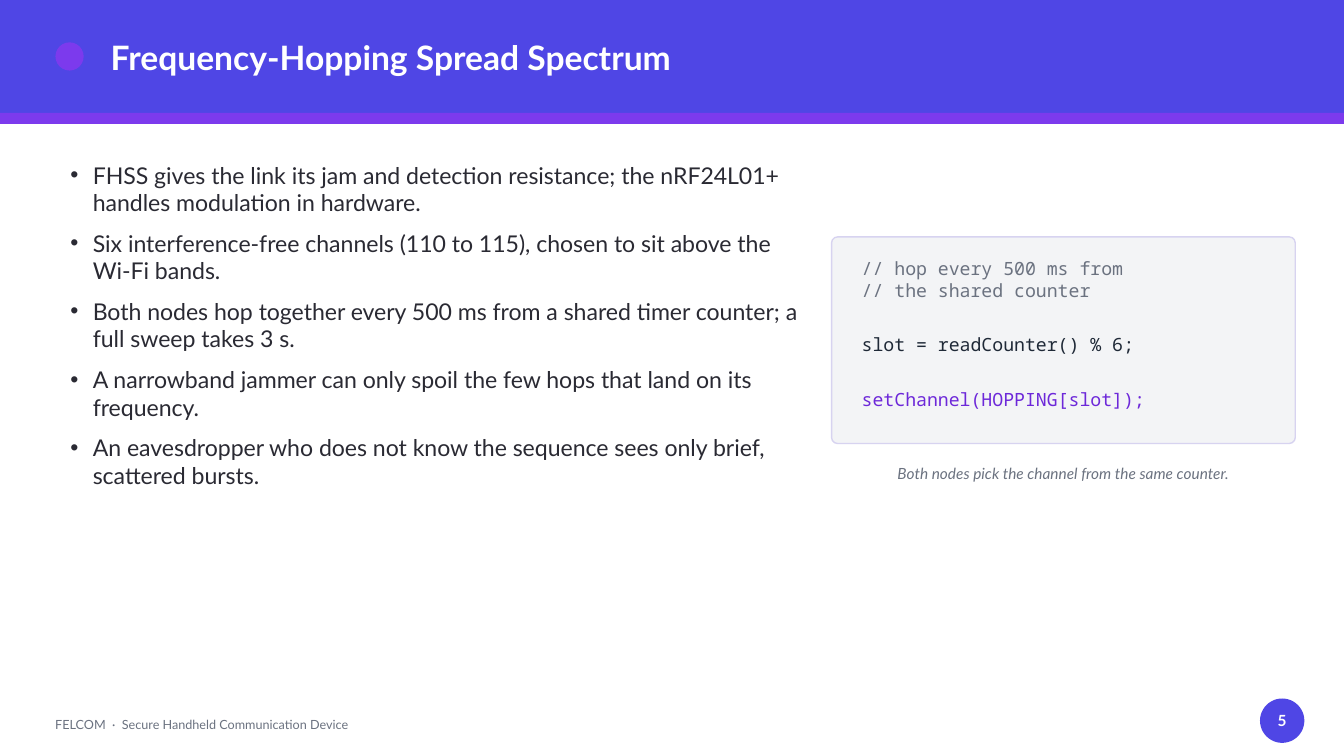
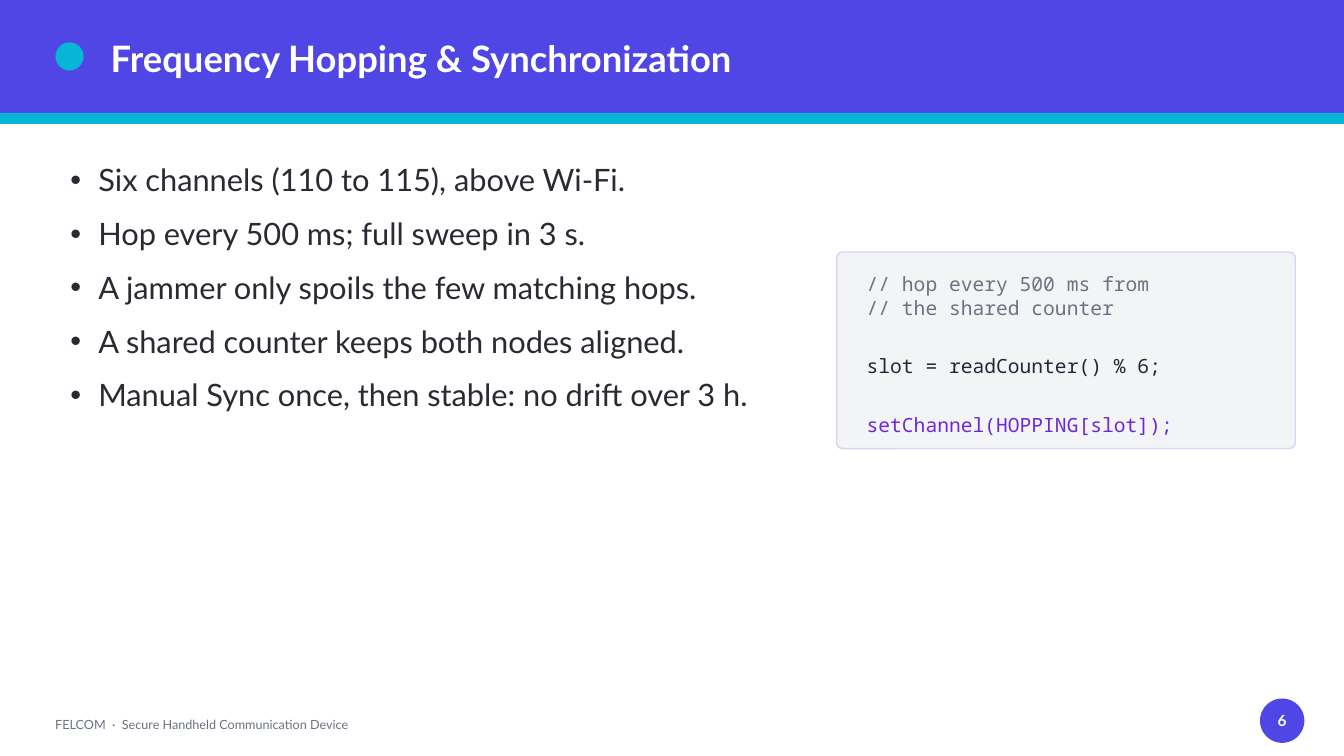
Before and after one commit to MarcEGed/Mini-Project, a slide deck: slide 6 of FELCOM_Presentation.pptx (slide 5 before the commit). Drawn at 1344x756 pixels with LibreOffice and Linux fonts; fonts in the diff are those of the drawing. Boxes give left, top, right and bottom in pixels: in the first picture for what was removed or moved away, otherwise in the second. Text is boxed around its words. In the diff, an @@ line names an element or a change of style, - is before the commit and + after.

```diff
--- a/FELCOM_Presentation.pptx
+++ b/FELCOM_Presentation.pptx
@@ ellipse at [55,42,84,71]: fill #7C3AED to #06B6D4 @@
@@ text at [111,45,731,79]: text changed; size 24 to 26 pt @@
-Frequency-Hopping Spread Spectrum
+Frequency Hopping & Synchronization
@@ rectangle at [0,113,1344,124]: fill #7C3AED to #06B6D4 @@
@@ text at [98,167,747,412]: text changed; size 16.5 to 22 pt @@
-• FHSS gives the link its jam and detection resistance; the nRF24L01+ handles modulation in hardware.
-• Six interference-free channels (110 to 115), chosen to sit above the Wi-Fi bands.
-• Both nodes hop together every 500 ms from a shared timer counter; a full sweep takes 3 s.
-• A narrowband jammer can only spoil the few hops that land on its frequency.
-• An eavesdropper who does not know the sequence sees only brief, scattered bursts.
+• Six channels (110 to 115), above Wi-Fi.
+• Hop every 500 ms; full sweep in 3 s.
+• A jammer only spoils the few matching hops.
+• A shared counter keeps both nodes aligned.
+• Manual Sync once, then stable: no drift over 3 h.
@@ rounded rectangle: place and size @@
-rounded rectangle at [832,237,1296,444]
+rounded rectangle at [837,252,1296,449]
@@ rounded rectangle at [837,252,1296,449]: proportions changed @@
@@ text "// hop every 500 ms ...": place and size @@
-text "// hop every 500 ms ..." at [862,261,1145,409]
+text "// hop every 500 ms ..." at [867,276,1173,435]
@@ text "// hop every 500 ms ..." at [867,276,1173,435]: size 13 to 14 pt @@
@@ text removed at [897,467,1229,482] @@
-Both nodes pick the channel from the same counter.
@@ text at [1278,715,1287,726]: text changed @@
-5
+6
```
Also in this commit, not shown: 11 other slides changed, 3 slides added, 1 slide removed.
